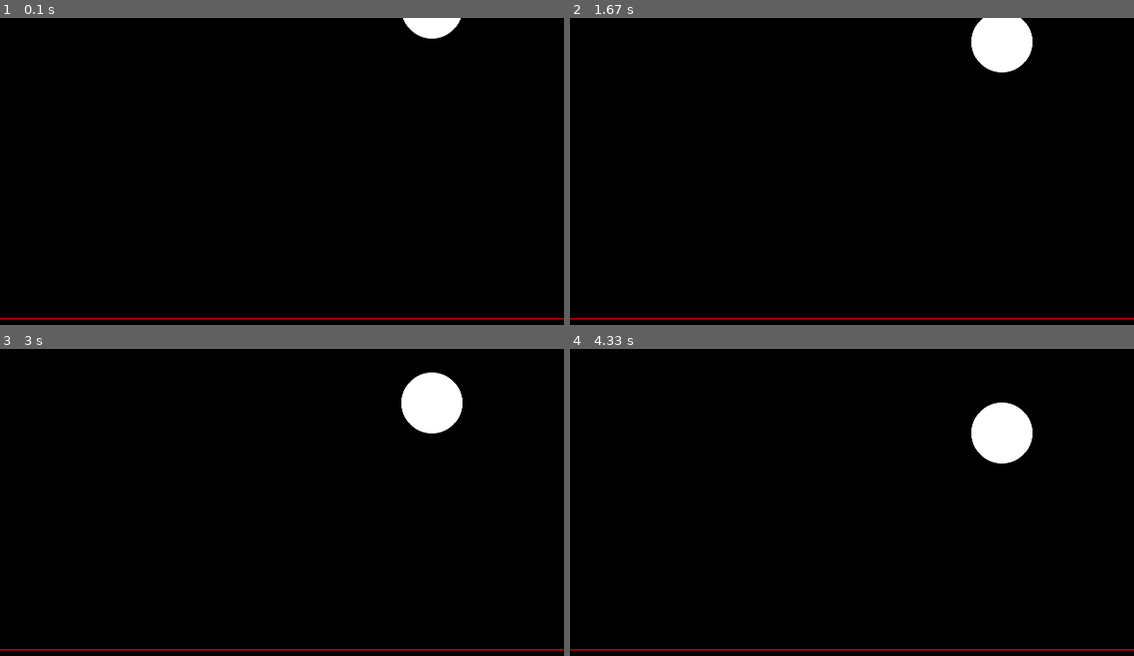
Above: before the commit, frames 1-4 (two rows, left to right).
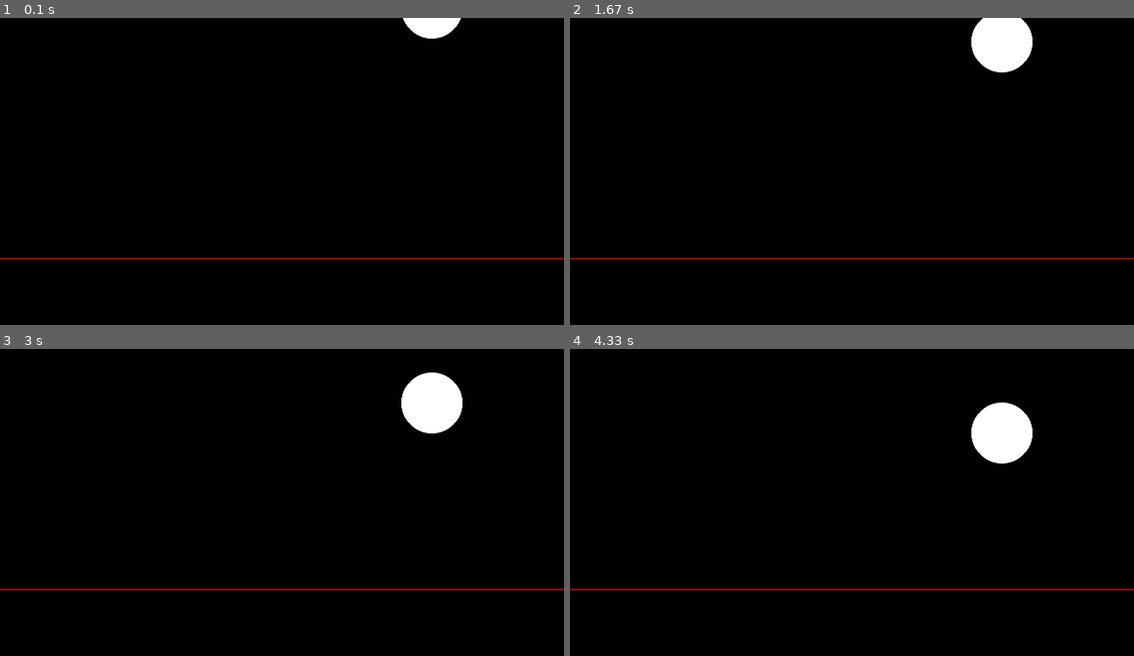
Above: after the commit, the same moments.

Repository: marcos-development-business/pygame-simple-game
Game: pygame game, started from main.py
Same seed, same stepped clock (60 frames per second), same inputs: the game is played once before the commit and once after it.
Inputs (mouse positions are in pixels of both pictures, inside the frame that each line leads up to):
- Up to frame 1 (0.1 s): no input
- Up to frame 2 (1.67 s): click (852, 318) at 0.38 s
- Up to frame 3 (3 s): no input
- Up to frame 4 (4.33 s): no input

The runs differ from the first frame. In frame 1, 0.6% of the frame differs, in the area x 0-100%, y 78-99%; in frame 2, 0.6%; in frame 3, 0.6%; in frame 4, 0.6%.

Commit message:
can destroy balls

Diff:
--- a/main.py
+++ b/main.py
@@ -13,7 +13,7 @@
 w_H = dimensions.current_h
 H_09 = w_H * 0.9
 W_SIZE = (min(w_W * 0.9, 600), H_09 - (H_09 % 10))
-BREAKPOINT = int(W_SIZE[1] / 2)
+BREAKPOINT = int(W_SIZE[1] / 2) - int(W_SIZE[1] * 0.1)
 
 BLACK = (0, 0, 0)
 WHITE = (255, 255, 255)
@@ -57,6 +57,13 @@
     for event in pygame.event.get():
         if event.type == pygame.QUIT:
             sys.exit()
+        elif event.type == pygame.MOUSEBUTTONDOWN:
+            mouse = pygame.mouse.get_pos()
+            for element in list_of_elements:
+                if (element['x'] - element['s'] * 2 <= mouse[0] <= element['x'] + element['s'] * 2 and
+                        element['y'] + element['s'] * 2 >= mouse[1] >= element['y'] - element['s'] * 2 >= BREAKPOINT):
+                    create_particles(mouse[0], mouse[1])
+                    list_of_elements.remove(element)
 
     for element in list_of_elements:
         element['y'] = element['y'] + element['g']
